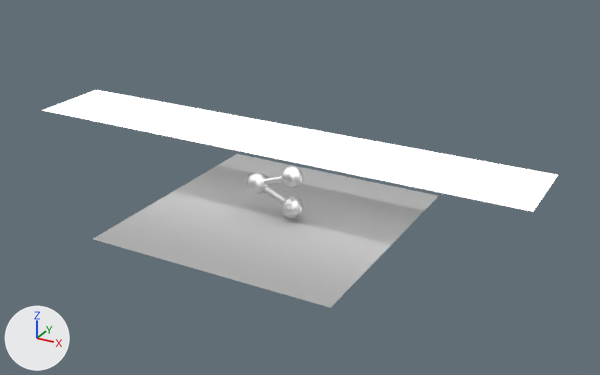
The Blender file sketch/share.blend as it was, and as the next commit left it.
Before and after are seen from a 50 mm camera at (8.99, -15.14, 8.44) aimed at (0.59, 0.15, 0.8). Arrows for +X, +Y and +Z are at lower left; the lights stay in place.
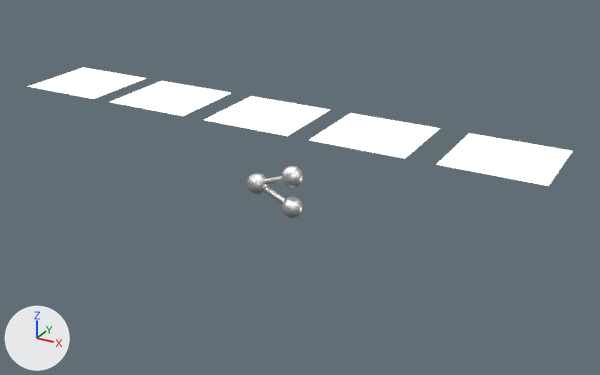
Commit message: / ‘sketch/share.blend’

Pixel boxes [x1, y1, x2, y2] of what changed, in the pictures (600 x 375 px):
'Plane.001', reshaped, moved: before [42, 90, 558, 212]; after [27, 67, 573, 186]
'Plane', recoloured, surface changed: [93, 154, 438, 308] in both

Edits to the bpy script that builds the scene:
```text
Change mat_floor:
    add n2 = _N.new('ShaderNodeMixShader'); n2.name = 'Mix Shader'
    add n3 = _N.new('ShaderNodeBsdfTransparent'); n3.name = 'Transparent BSDF'
    where n0 = _N.new('ShaderNodeBsdfDiffuse'); n0.name = 'Diffuse BSDF'
    n0.inputs[0].default_value: (0.396, 0.396, 0.396, 1.0) -> (0.292, 0.292, 0.292, 1.0)  # 'Color', grey #a9a9a9 -> 'Color', grey #939393
    where n1 = _N.new('ShaderNodeOutputMaterial'); n1.name = 'Material Output'
    remove _L.new(n0.outputs[0], n1.inputs[0])  # 'BSDF' to 'Surface'
    add n4 = _N.new('ShaderNodeLightPath'); n4.name = 'Light Path'
    add _L.new(n3.outputs[0], n2.inputs[1])  # 'BSDF' to 'Shader'
    add _L.new(n0.outputs[0], n2.inputs[2])  # 'BSDF' to 'Shader'
    add _L.new(n2.outputs[0], n1.inputs[0])  # 'Shader' to 'Surface'
    add _L.new(n4.outputs[1], n2.inputs[0])  # 'Is Shadow Ray' to 'Factor'
Change me_plane_002:
    where me_plane_002.from_pydata(...)  # 4 vertices, 1 face; spans x -1.0..1.0, y -1.0..1.0, z 0.0
    used by ob_plane_001; location = (0.0, 0.0, 1.92); scale = (6.09, 1.0, 1.0)
    verts and faces of me_plane_002; kept vertices keep their numbers, new ones are numbered from 4
    before: 0 (1.0, -1.0, 0.0) at pixel (533, 211), 1 (-1.0, -1.0, 0.0) at pixel (41, 110), 2 (1.0, 1.0, 0.0) at pixel (558, 174), 3 (-1.0, 1.0, 0.0) at pixel (96, 89)
    me_plane_002 part 1
    add delete_vertices([0, 2])  # with the faces that use them
    add verts[4] = (-0.65, -1.0, 0.0)  # pixel (93, 99)
    add verts[5] = (-0.22, -1.0, 0.0)  # pixel (183, 116)
    add verts[6] = (-0.57, -1.0, 0.0)  # pixel (108, 102)
    add verts[7] = (0.21, -1.0, 0.0)  # pixel (287, 136)
    add verts[8] = (-0.14, -1.0, 0.0)  # pixel (202, 120)
    add verts[9] = (0.64, -1.0, 0.0)  # pixel (404, 158)
    add verts[10] = (0.29, -1.0, 0.0)  # pixel (308, 140)
    add verts[11] = (1.1, -1.0, 0.0)  # pixel (548, 186)
    add verts[12] = (0.75, -1.0, 0.0)  # pixel (435, 164)
    add for new, old in zip([*range(13, 22)], [*range(4, 13)]): verts[new] = verts[old] + (0.0, 2.0, 0.0)
    add faces += [(1, 4, 13, 3), (5, 14, 15, 6), (7, 16, 17, 8), (9, 18, 19, 10), (11, 20, 21, 12)]
Change ob_plane_001:
    ob_plane_001.location: (0.0, 0.0, 1.92) -> (-0.38, 0.0, 2.48)
Change ob_plane:
    add ob_plane.visible_diffuse = False
    add ob_plane.visible_glossy = False
    add ob_plane.visible_transmission = False
    add ob_plane.visible_shadow = False
```
